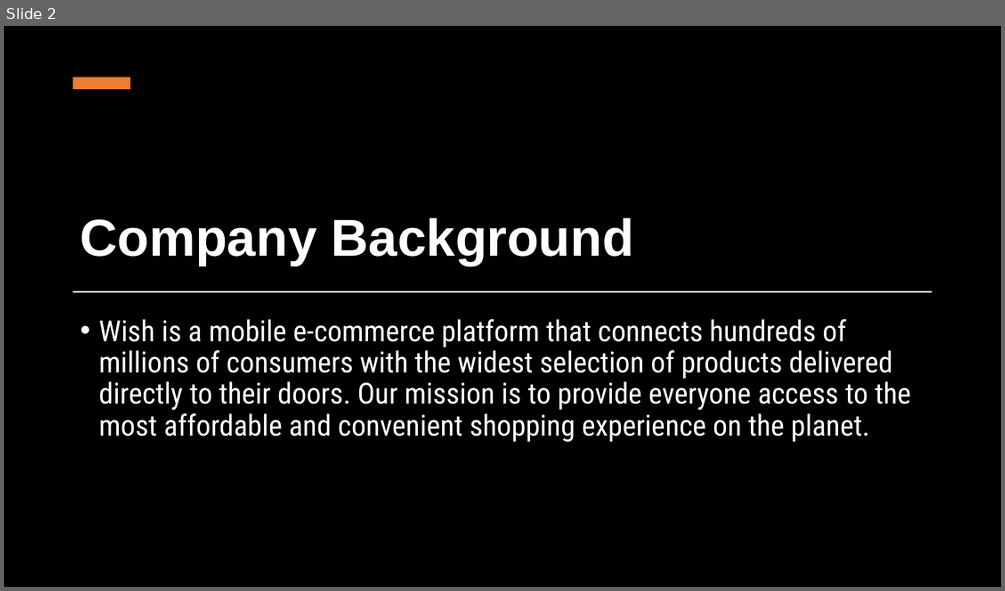
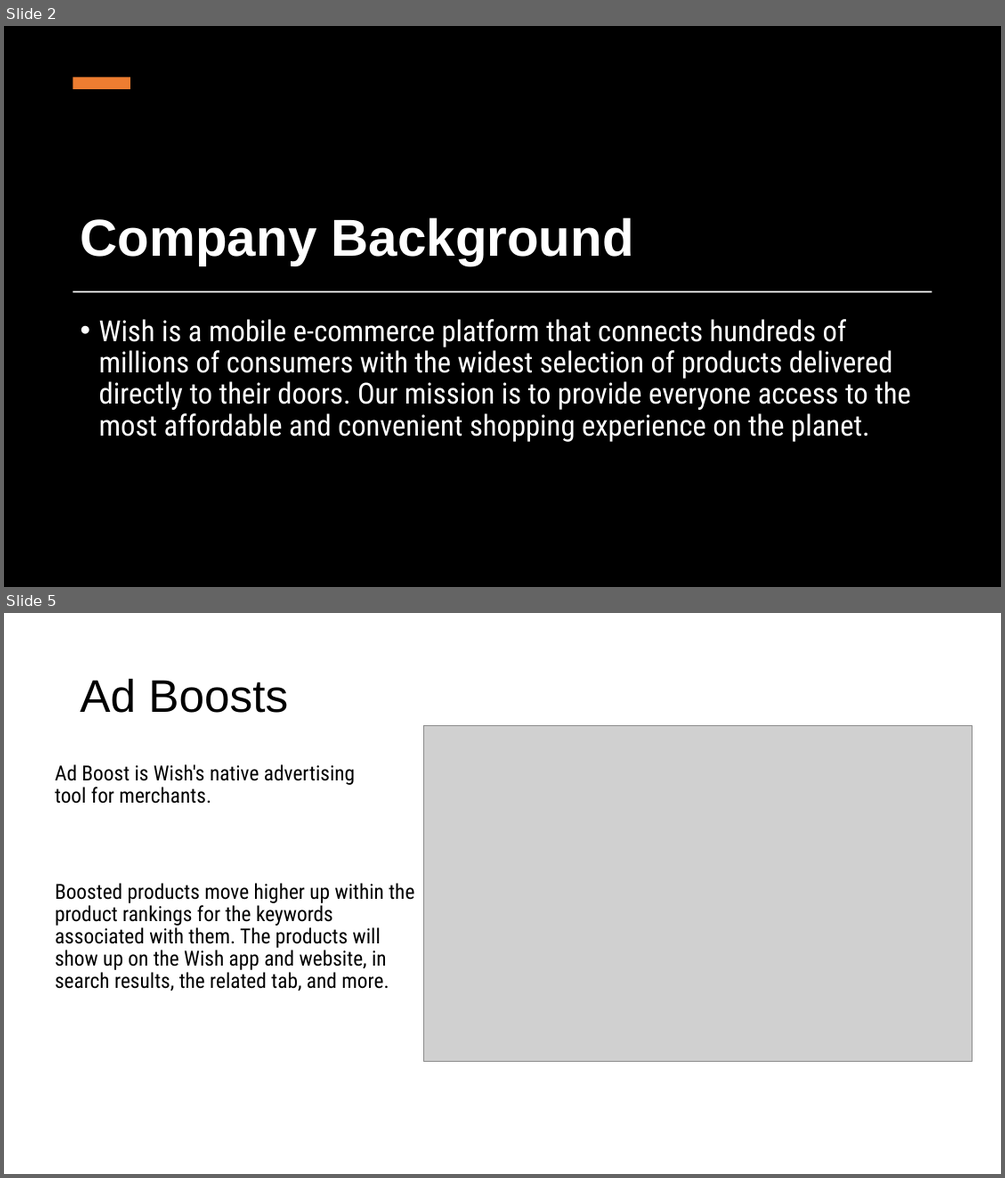
Before and after one commit to criosch1/Capstone_Final_Wish, a slide deck: Wish_final_presentation.pptx. Shown one above the other, each under a label of ours: slide 2 before the commit, slides 2 and 5 after it; the slides between them are not shown. The pictures are 1005x591 and 1005x1178 pixels, drawn with LibreOffice and Linux fonts; fonts in the diff are those of the drawing; grey boxes stand for pictures; background and template pictures are left out. Boxes give left, top, right and bottom in pixels: in the first picture for what was removed or moved away, otherwise in the second. Text is boxed around its words. In the diff, an @@ line names an element or a change of style, - is before the commit and + after.

```diff
--- a/Wish_final_presentation.pptx
+++ b/Wish_final_presentation.pptx
@@ slide 5 added at bbox=[4, 613, 1001, 1174], background #FFFFFF @@
@@ title added at bbox=[80, 678, 288, 713], 44 pt, text #000000 @@
+Ad Boosts
@@ picture added at bbox=[424, 726, 971, 1061] @@
@@ text added at bbox=[55, 764, 355, 803], 20 pt, text #000000 @@
+Ad Boost is Wish's native advertising tool for merchants.
@@ text added at bbox=[55, 883, 414, 990], 20 pt, text #000000 @@
+Boosted products move higher up within the product rankings for the keywords associated with them. The products will show up on the Wish app and website, in search results, the related tab, and more.
```
Also in this commit, not shown: 2 slides changed, 3 other slides added, 4 slides removed.
